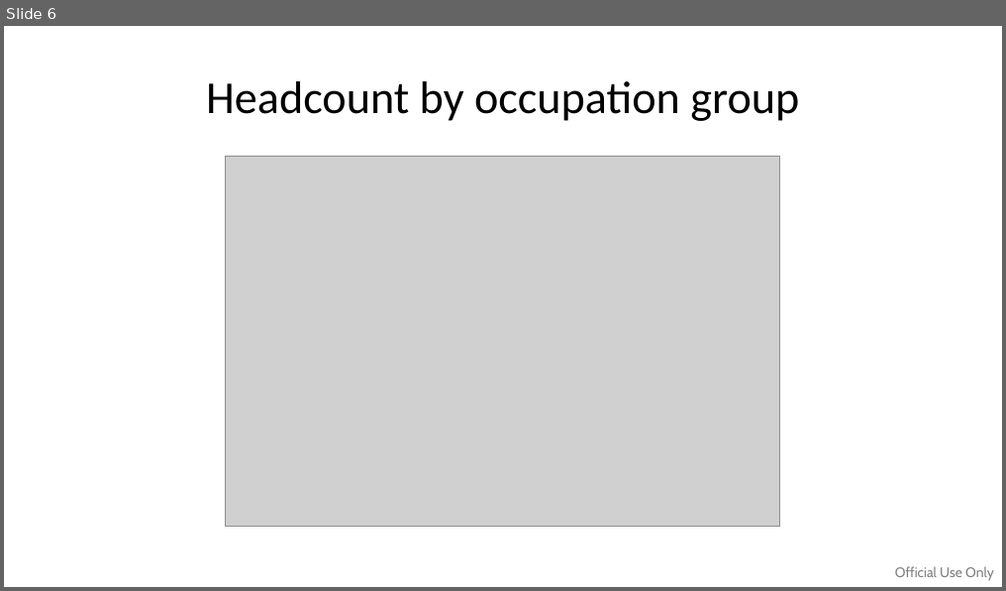
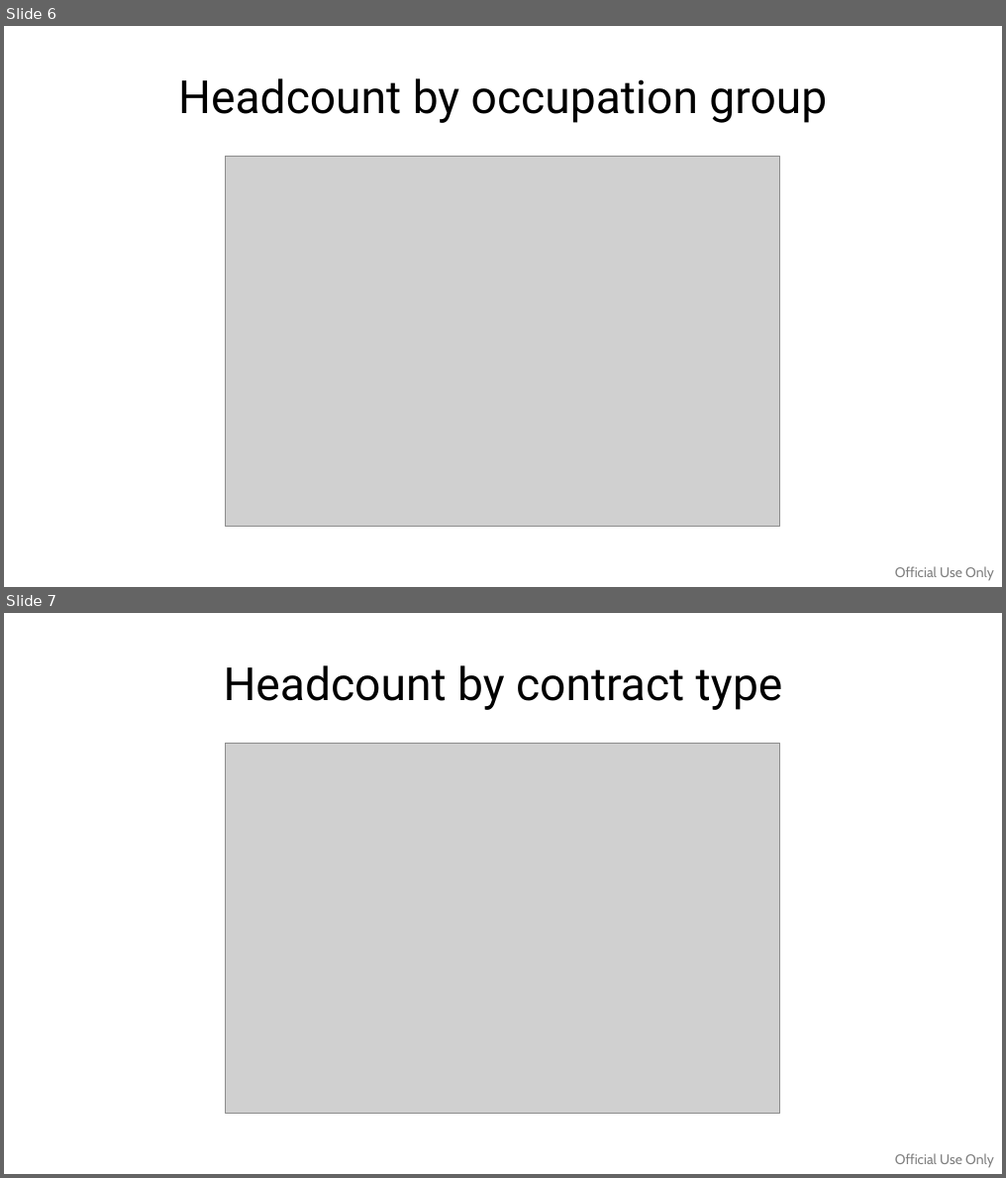
Before and after one commit to WB-PIDA-Data-Science-Shop/govhr-pry, a slide deck: analysis/source/govhr.pptx. Shown one above the other, each under a label of ours: slide 6 before the commit, slides 6 and 7 after it. The pictures are 1006x591 and 1006x1178 pixels, drawn with LibreOffice and Linux fonts; fonts in the diff are those of the drawing; grey boxes stand for pictures. Boxes give left, top, right and bottom in pixels: in the first picture for what was removed or moved away, otherwise in the second. Text is boxed around its words. In the diff, an @@ line names an element or a change of style, - is before the commit and + after.

```diff
--- a/analysis/source/govhr.pptx
+++ b/analysis/source/govhr.pptx
@@ slide 7 added at (4,613,1002,1174), background #FFFFFF; not listed: 1 template element that a slide beside it also shows @@
@@ title added at (224,665,783,710), 33 pt, text #000000 @@
+Headcount by contract type
@@ picture added at (226,744,780,1114) @@
@@ slide 6 changed as well @@
@@ title "Headcount by occupation group" at (178,78,827,123): font Calibri to Roboto @@
```
Also in this commit, not shown: 41 other slides changed, 5 other slides added, 1 slide removed, 4 other files.
